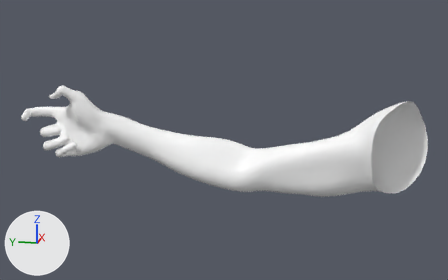
The glTF model src/assets/models/player/arm/arm.gltf: old version first, new version second.
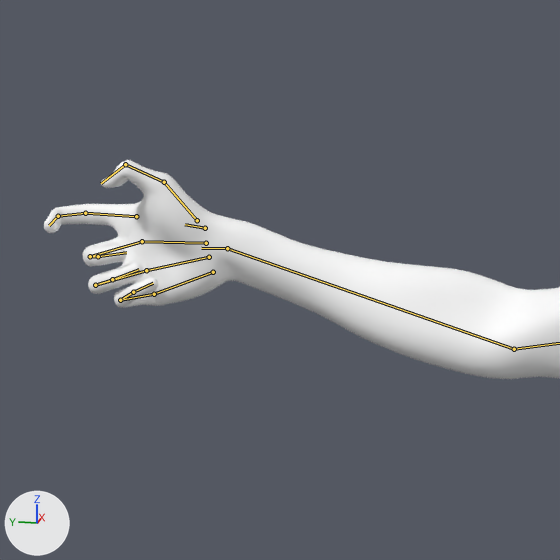
Each version appears first whole from a camera (50 mm lens) standing at (-0.917, 0.096, 0.282) and looking at (-0.006, 0.279, 0.054), and next in a close-up on the part from 0% to 61% of the width and 3% to 100% of the height. Lighting does not change. The marker at lower left points along +X, +Y and +Z. Both versions are drawn at frame 1 of the action 'ReloadPistol'; the numbers are the values there. The bones that bend it are drawn over the model as lines in the close-ups.

In view in the first close-up: 'Arm'.
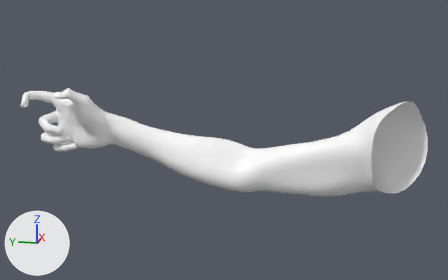
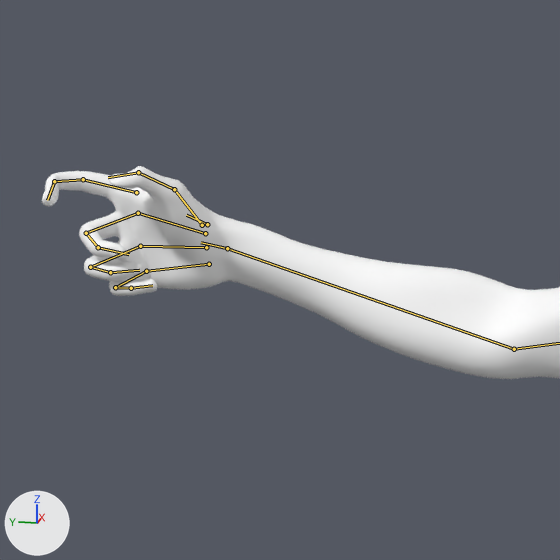
Changed parts and their boxes (x1, y1, x2, y2) in the close-ups (560 x 560 px):
'Arm', posed: before (44, 160, 560, 379); after (42, 166, 560, 379)
bone 'hand.R', root to tip: before (227, 248) to (201, 248); after (227, 248) to (201, 242)

The edits, one by one:
Bone 'hand.R' (bone_hand_r) turns from (1, 20, 15) to (0, 0, 0) degrees about its own x, y and z.
